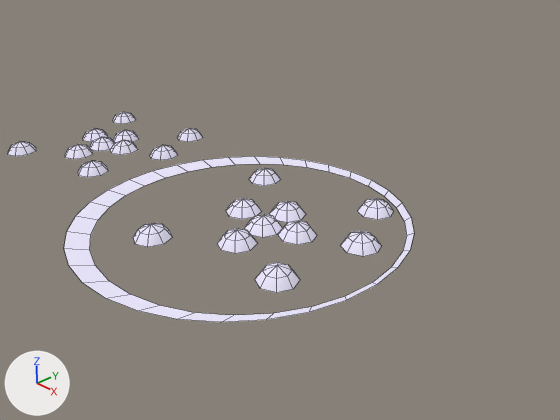
An edit to the Blender file Game/Utilities.blend, drawn before and after from the same camera.
One viewpoint serves both versions: the file's camera 'Camera'. The lights are fixed; the arrows at lower left show +X, +Y and +Z. Mesh edges are drawn as thin lines.

The first picture shows 'Bubble.000', 'Bubble.001', 'Bubble.002', 'Bubble.003', 'Bubble.004', 'Bubble.005', 'Bubble.006', 'Bubble.007', 'Bubble.008', 'Bubble.009', 'Bubbles', 'Ripple'.
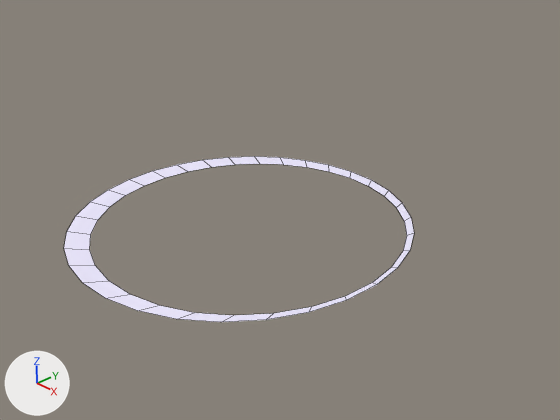
Patch to the scene script:
```diff
--- a/Game/Utilities.blend.py
+++ b/Game/Utilities.blend.py
@@ ob_bubble_000 @@
 ob_bubble_000 = bpy.data.objects.new('Bubble.000', me_bubble)
-ob_bubble_000.location = (-0.9, 0.22, 0.0)
+ob_bubble_000.location = (0.0, 0.0, 0.0)
+ob_bubble_000.hide_set(True)  # its collection is switched off
@@ ob_bubble_001 @@
 ob_bubble_001 = bpy.data.objects.new('Bubble.001', me_bubble)
-ob_bubble_001.location = (1.59, -1.09, 0.0)
+ob_bubble_001.location = (0.0, 0.0, 0.0)
+ob_bubble_001.hide_set(True)  # its collection is switched off
@@ ob_bubble_002 @@
 ob_bubble_002 = bpy.data.objects.new('Bubble.002', me_bubble)
-ob_bubble_002.location = (0.1, -0.78, 0.0)
+ob_bubble_002.location = (0.0, 0.0, 0.0)
+ob_bubble_002.hide_set(True)  # its collection is switched off
@@ ob_bubble_003 @@
 ob_bubble_003 = bpy.data.objects.new('Bubble.003', me_bubble)
-ob_bubble_003.location = (0.69, 0.3, 0.0)
+ob_bubble_003.location = (0.0, 0.0, 0.0)
+ob_bubble_003.hide_set(True)  # its collection is switched off
@@ ob_bubble_004 @@
 ob_bubble_004.location = (0.0, 0.0, 0.0)
+ob_bubble_004.hide_set(True)  # its collection is switched off
@@ ob_bubble_005 @@
 ob_bubble_005 = bpy.data.objects.new('Bubble.005', me_bubble)
-ob_bubble_005.location = (1.13, 2.26, 0.0)
+ob_bubble_005.location = (0.0, 0.0, 0.0)
+ob_bubble_005.hide_set(True)  # its collection is switched off
@@ ob_bubble_006 @@
 ob_bubble_006 = bpy.data.objects.new('Bubble.006', me_bubble)
-ob_bubble_006.location = (-0.12, 0.8, 0.0)
+ob_bubble_006.location = (0.0, 0.0, 0.0)
+ob_bubble_006.hide_set(True)  # its collection is switched off
@@ ob_bubble_007 @@
 ob_bubble_007 = bpy.data.objects.new('Bubble.007', me_bubble)
-ob_bubble_007.location = (1.86, 0.87, 0.0)
+ob_bubble_007.location = (0.0, 0.0, 0.0)
 ob_bubble_007.show_transparent = True
+ob_bubble_007.hide_set(True)  # its collection is switched off
@@ ob_bubble_008 @@
 ob_bubble_008 = bpy.data.objects.new('Bubble.008', me_bubble)
-ob_bubble_008.location = (-1.28, -1.85, 0.0)
+ob_bubble_008.location = (0.0, 0.0, 0.0)
+ob_bubble_008.hide_set(True)  # its collection is switched off
@@ ob_bubble_009 @@
 ob_bubble_009 = bpy.data.objects.new('Bubble.009', me_bubble)
-ob_bubble_009.location = (-1.89, 1.73, 0.0)
+ob_bubble_009.location = (0.0, 0.0, 0.0)
+ob_bubble_009.hide_set(True)  # its collection is switched off
@@ ob_bubbles @@
 ob_bubbles.instance_collection = col_bubbles
+ob_bubbles.hide_set(True)  # its collection is switched off
```

What differs and where, as boxes [x1, y1, x2, y2] in the pictures (560 x 420 px):
'Bubbles', hidden: before [8, 112, 203, 177]
'Bubble.001', hidden: before [255, 262, 300, 293]
'Bubble.007', hidden: before [340, 231, 381, 256]
'Bubble.002', hidden: before [217, 228, 257, 254]
'Bubble.008', hidden: before [133, 223, 172, 247]
'Bubble.003', hidden: before [278, 221, 317, 245]
'Bubble.004', hidden: before [245, 214, 283, 238]
'Bubble.005', hidden: before [357, 198, 394, 220]
'Bubble.006', hidden: before [270, 201, 306, 223]
'Bubble.000', hidden: before [226, 198, 261, 219]
'Bubble.009', hidden: before [249, 168, 281, 186]
